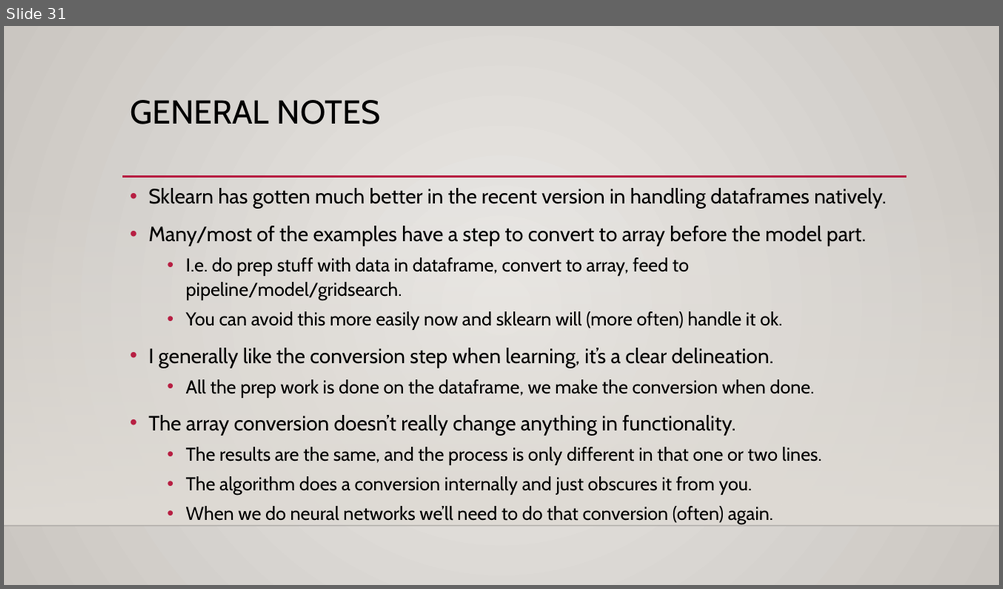
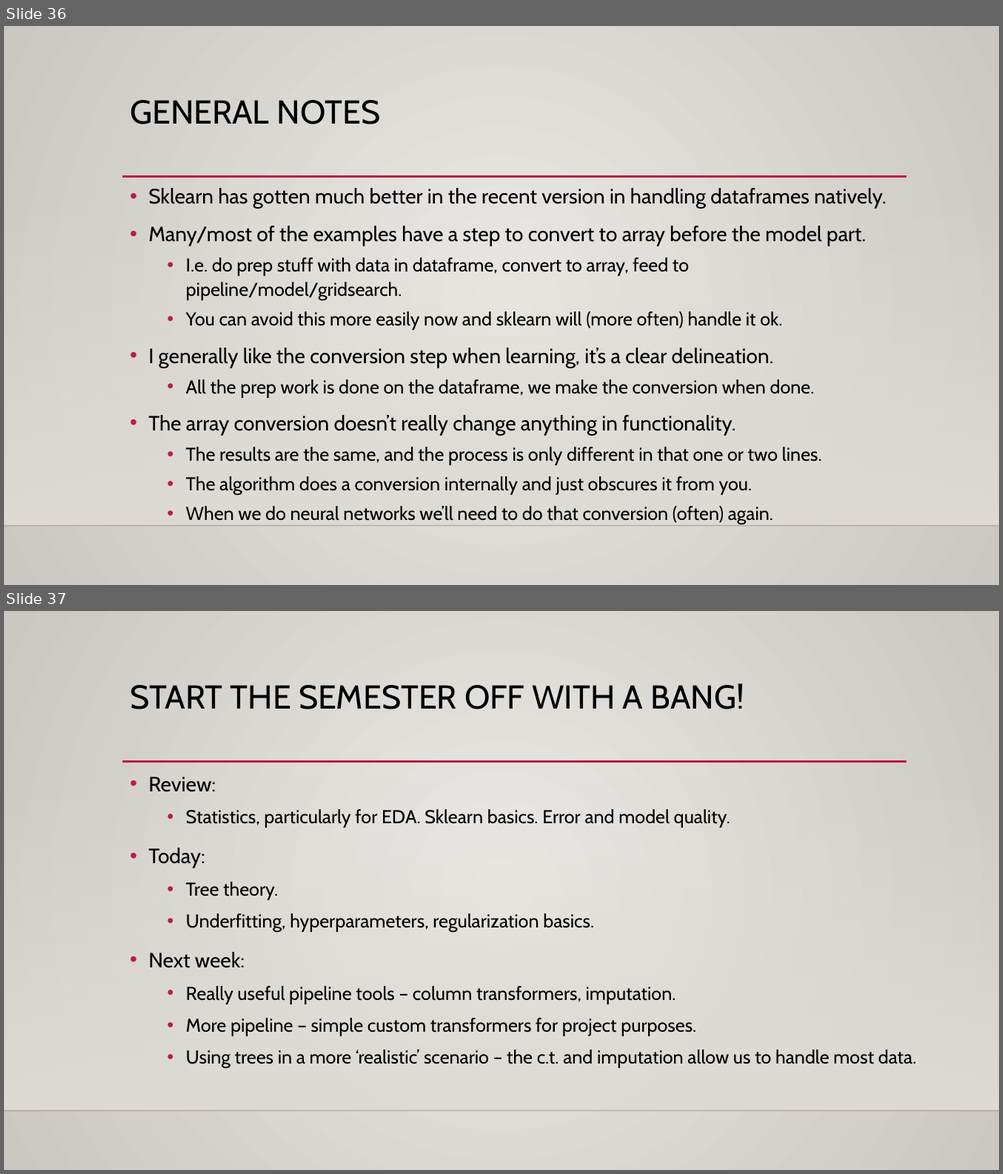
Before and after one commit to AkeemSemperDataScience/Intro_to_Machine_Learning_Students, a slide deck: reference_content/Slides/002_Trees_EDA.pptx. Shown one above the other, each under a label of ours: slide 31 before the commit, slides 36 and 37 after it. The pictures are 1003x589 and 1003x1174 pixels, drawn with LibreOffice and Linux fonts; fonts in the diff are those of the drawing; background and template pictures are left out. Boxes give left, top, right and bottom in pixels: in the first picture for what was removed or moved away, otherwise in the second. Text is boxed around its words. In the diff, an @@ line names an element or a change of style, - is before the commit and + after.

```diff
--- a/reference_content/Slides/002_Trees_EDA.pptx
+++ b/reference_content/Slides/002_Trees_EDA.pptx
@@ slide 37 added at bbox=[4, 611, 999, 1170], background gradient #ECEAE7 to #CAC7C1; not listed: 3 template elements that a slide beside it also shows @@
@@ title added at bbox=[130, 684, 744, 709], 32 pt, text #000000 @@
+START THE SEMESTER OFF WITH A BANG!
@@ text added at bbox=[148, 777, 916, 1069], 18 pt, text #000000 @@
+• Review:
+  • Statistics, particularly for EDA. Sklearn basics. Error and model quality.
+• Today:
+  • Tree theory.
+  • Underfitting, hyperparameters, regularization basics.
+• Next week:
+  • Really useful pipeline tools – column transformers, imputation.
+  • More pipeline – simple custom transformers for project purposes.
+  • Using trees in a more ‘realistic’ scenario – the c.t. and imputation allow us to handle most data.
@@ what was slide 31 is now slide 36 @@
```
Also in this commit, not shown: 3 slides changed, 6 other slides added, 1 slide removed, 4 other files.
